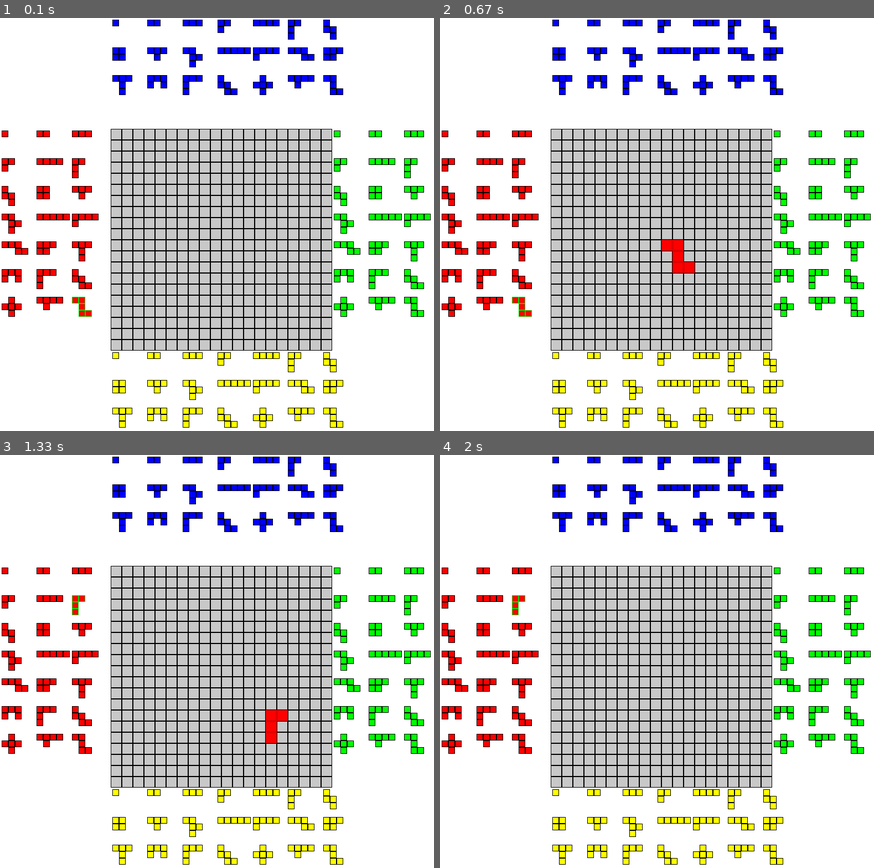
Above: before the commit, frames 1-4 (two rows, left to right).
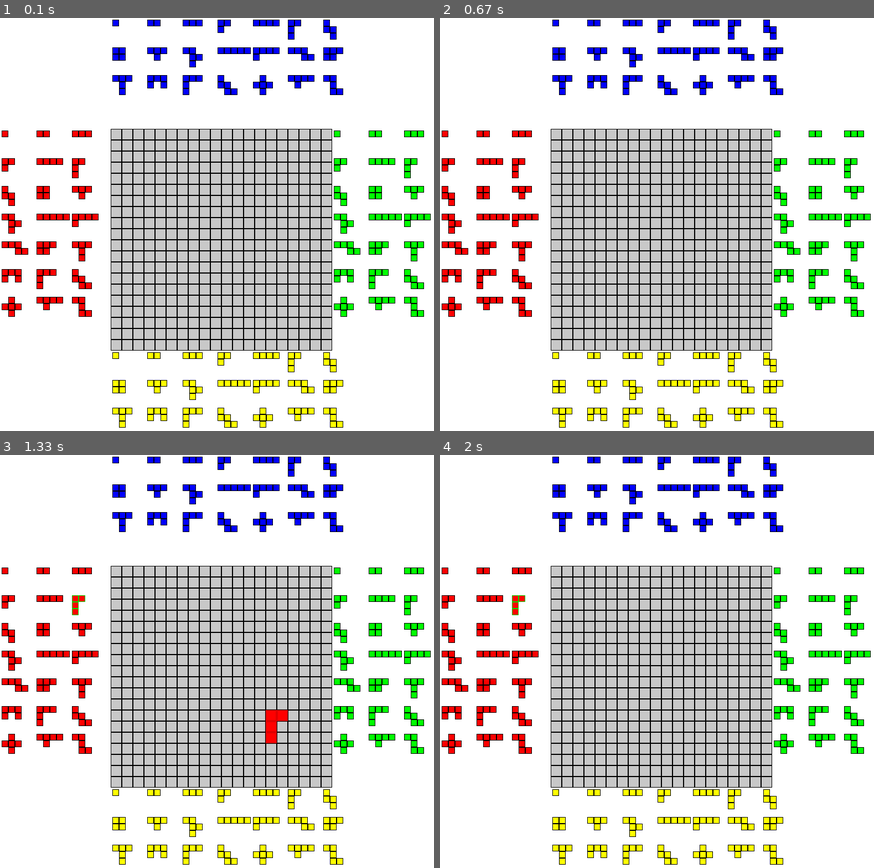
Above: after the commit, the same moments.

Repository: lhalcomb/Blokus
Game: pygame game, started from BlokusPyGame/src/main.py
The game is run twice, just before and just after one commit, with the same random seed, the same clock (stepped at 60 frames per second) and the same inputs.
Inputs (mouse positions are in pixels of both pictures, inside the frame that each line leads up to):
- Up to frame 1 (0.1 s): no input
- Up to frame 2 (0.67 s): click (661, 241) at 0.38 s
- Up to frame 3 (1.33 s): click (86, 611) at 0.72 s; click (273, 715) at 1.05 s
- Up to frame 4 (2 s): right-click (665, 723) at 1.38 s; click (830, 843) at 1.72 s

The runs differ from the first frame. In frame 1, less than 0.1% of the frame differs, in the area x 16-22%, y 67-73%; in frame 2, 0.4%, in the area x 16-59%, y 53-73%; in frame 3, nothing differs; in frame 4, nothing differs.

Commit message:
Change default selected piece to none instead of the last remaining piece

Diff:
--- a/BlokusPyGame/src/player.py
+++ b/BlokusPyGame/src/player.py
@@ -6,7 +6,7 @@
     def __init__(self, color: Color):
         self.color: Color = color
         self.remaining_pieces: list[str] = list(PIECES.keys())
-        self.piece = Piece(self.remaining_pieces[-1], self.color)
+        self.piece: Piece | None = None
 
     def remove_piece(self, shape: str):
         self.remaining_pieces.remove(shape)
--- a/BlokusPyGame/src/turn.py
+++ b/BlokusPyGame/src/turn.py
@@ -25,7 +25,7 @@
         self.current_player.remove_piece(piece.shape)
         self.board.place_piece(piece)
         self._next_turn()  # TODO: End game if this returns false
-        self.current_player.piece = Piece(self.current_player.remaining_pieces[-1], self.current_player.color)
+        self.current_player.piece = None
 
     def _next_turn(self) -> bool:
         """
--- a/BlokusPyGame/src/ui.py
+++ b/BlokusPyGame/src/ui.py
@@ -16,6 +16,9 @@
 PADDING = 3
 PIECES_PER_ROW = 3
 PIECES_PER_COL = 7
+BORDER_COLOR = (0, 0, 0)
+CAN_PLAY_BORDER_COLOR = (0, 223, 0)
+CANNOT_PLAY_BORDER_COLOR = (223, 0, 0)
 
 
 # STRUCTS
@@ -61,11 +64,12 @@
                 if piece_clicked:
                     player.piece = Piece(piece_clicked, player.color)
 
-                elif self.board.can_place_piece(player.piece):
+                elif player.piece and self.board.can_place_piece(player.piece):
                     self.turn.place_piece(player.piece)
-            elif event.button == 3:
-                player.piece.flip()
-        elif event.type == pygame.MOUSEWHEEL:
+            elif event.button == 3 and player.piece:
+                if player.piece:
+                    player.piece.flip()
+        elif event.type == pygame.MOUSEWHEEL and player.piece:
             if event.y > 0:
                 player.piece.rotate_cw()
             else:
@@ -88,7 +92,7 @@
                 screen_y = y * CELL_SIZE + self.screen.get_height() // 4
 
                 pygame.draw.rect(self.screen, self.board.grid[x][y].value, (screen_x, screen_y, CELL_SIZE, CELL_SIZE))
-                pygame.draw.rect(self.screen, (0, 0, 0), (screen_x, screen_y, CELL_SIZE, CELL_SIZE), 1)
+                pygame.draw.rect(self.screen, BORDER_COLOR, (screen_x, screen_y, CELL_SIZE, CELL_SIZE), 1)
 
     def _render_piece_selection(self):
         """
@@ -122,7 +126,7 @@
                     max_y = max(max_y, y)
 
                     pygame.draw.rect(self.screen, player.color.value, (x, y, PANEL_TILE_SIZE, PANEL_TILE_SIZE))
-                    border_color = (0, 223, 0) if player == self.turn.current_player and piece == player.piece.shape else (0, 0, 0)
+                    border_color = CAN_PLAY_BORDER_COLOR if player == self.turn.current_player and type(player.piece) is Piece and piece == player.piece.shape else BORDER_COLOR
                     pygame.draw.rect(self.screen, border_color, (x, y, PANEL_TILE_SIZE, PANEL_TILE_SIZE), 1)
 
                 x = min_x
@@ -151,6 +155,9 @@
         """
         player = self.turn.current_player
 
+        if not player.piece:
+            return
+
         mouse_x, mouse_y = pygame.mouse.get_pos()
         pos_x = (mouse_x - self.screen.get_width() // 4) // CELL_SIZE
         pos_y = (mouse_y - self.screen.get_height() // 4) // CELL_SIZE
@@ -161,7 +168,7 @@
                 return
 
         can_place_piece = self.board.can_place_piece(player.piece)
-        border_color = (0, 223, 0) if can_place_piece else (223, 0, 0)
+        border_color = CAN_PLAY_BORDER_COLOR if can_place_piece else CANNOT_PLAY_BORDER_COLOR
 
         for pos in player.piece.tiles():
             x = CELL_SIZE * pos[0] + self.screen.get_width() // 4
